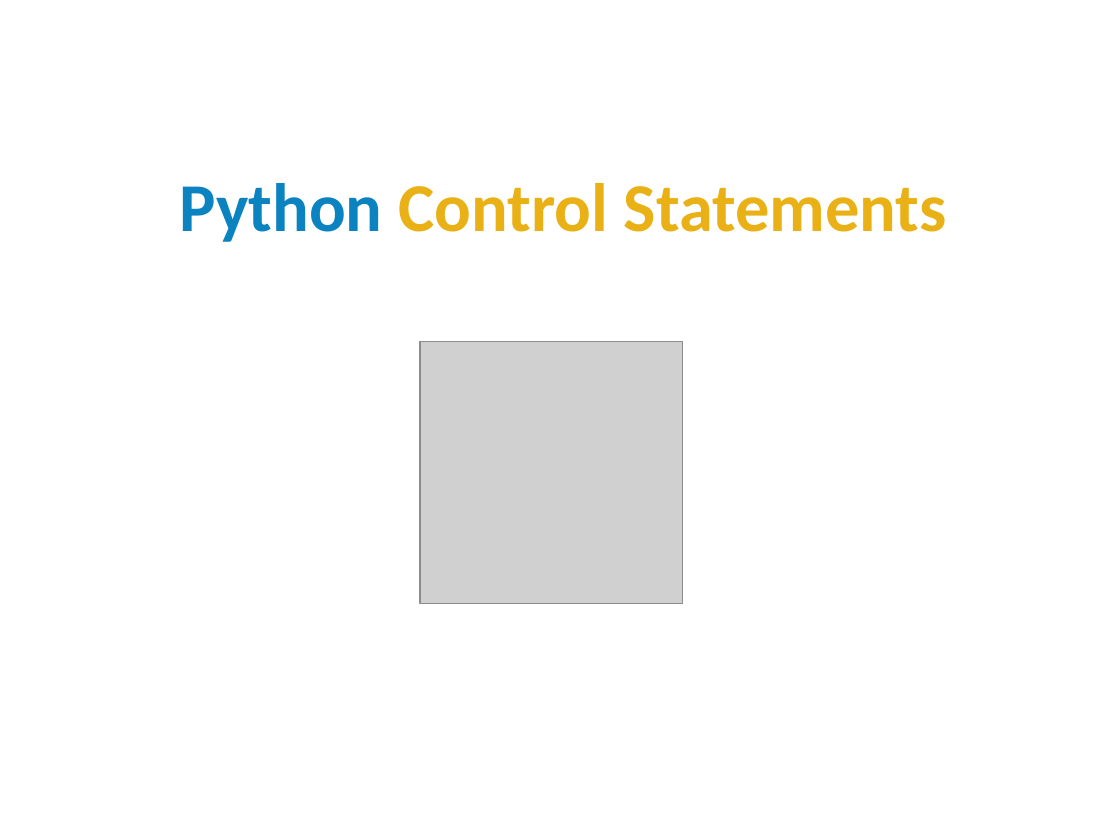
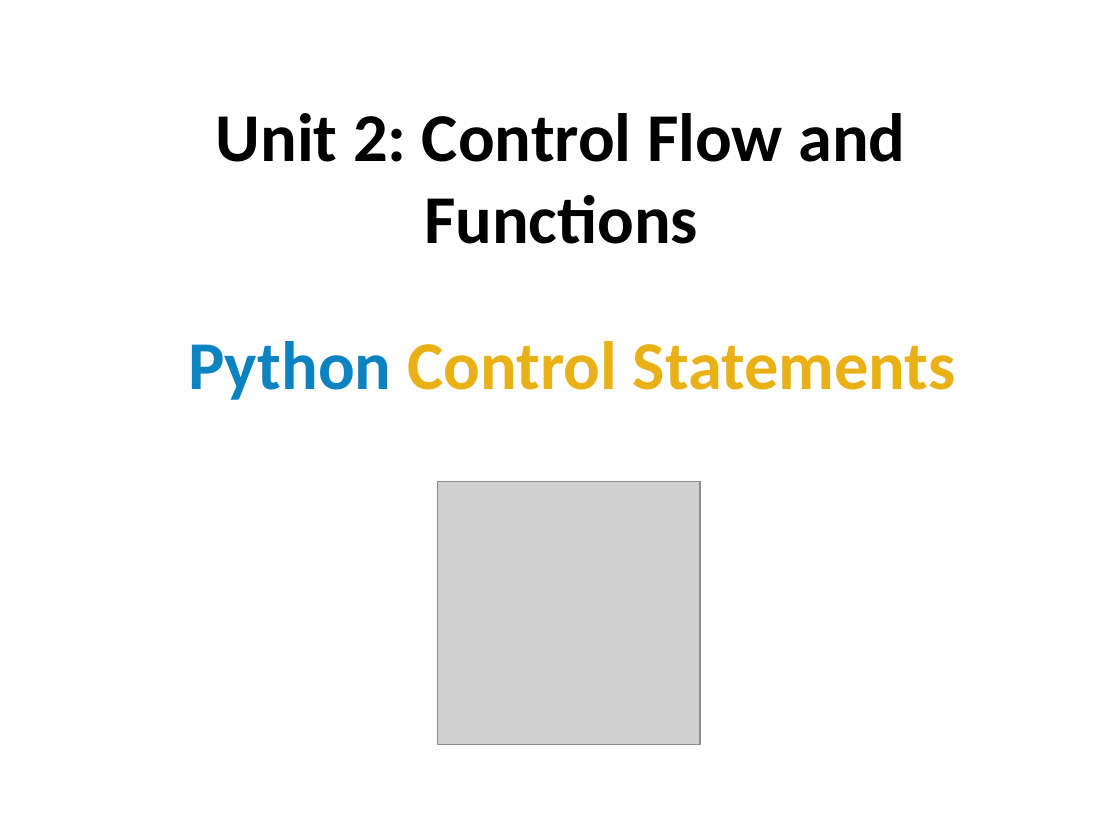
Before and after one commit to bhaskardhuri/python-webiste, a slide deck: slide 1 of notes/Unit 2/Control_Statements_in_Python.pptx. Drawn at 1120x840 pixels with LibreOffice and Linux fonts; fonts in the diff are those of the drawing; grey boxes stand for pictures. Boxes give left, top, right and bottom in pixels: in the first picture for what was removed or moved away, otherwise in the second. Text is boxed around its words. In the diff, an @@ line names an element or a change of style, - is before the commit and + after.

```diff
--- a/notes/Unit 2/Control_Statements_in_Python.pptx
+++ b/notes/Unit 2/Control_Statements_in_Python.pptx
@@ text added at (216,113,905,244), 44 pt, text #000000, bold @@
+Unit 2: Control Flow and
+Functions
@@ title "Python Control Statements": place and size @@
-title "Python Control Statements" at (179,183,947,242)
+title "Python Control Statements" at (188,341,956,400)
@@ picture: place and size @@
-picture at (420,342,682,604)
+picture at (438,482,700,744)
```
Also in this commit, not shown: 9 other files.
